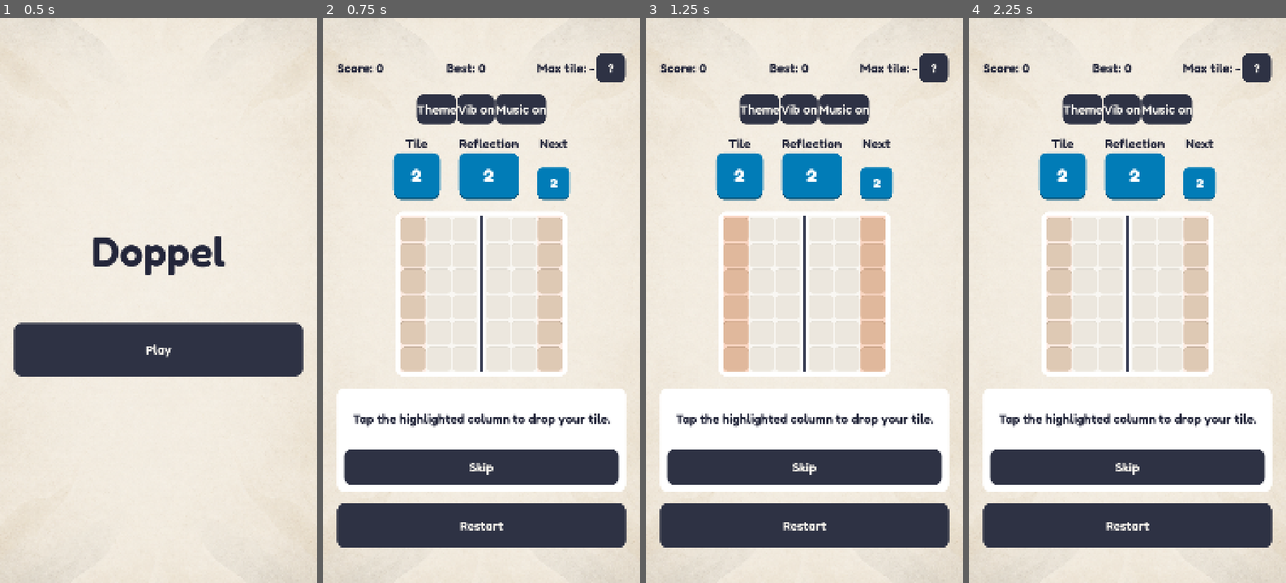
Above: before the commit, frames 1-4 (left to right).
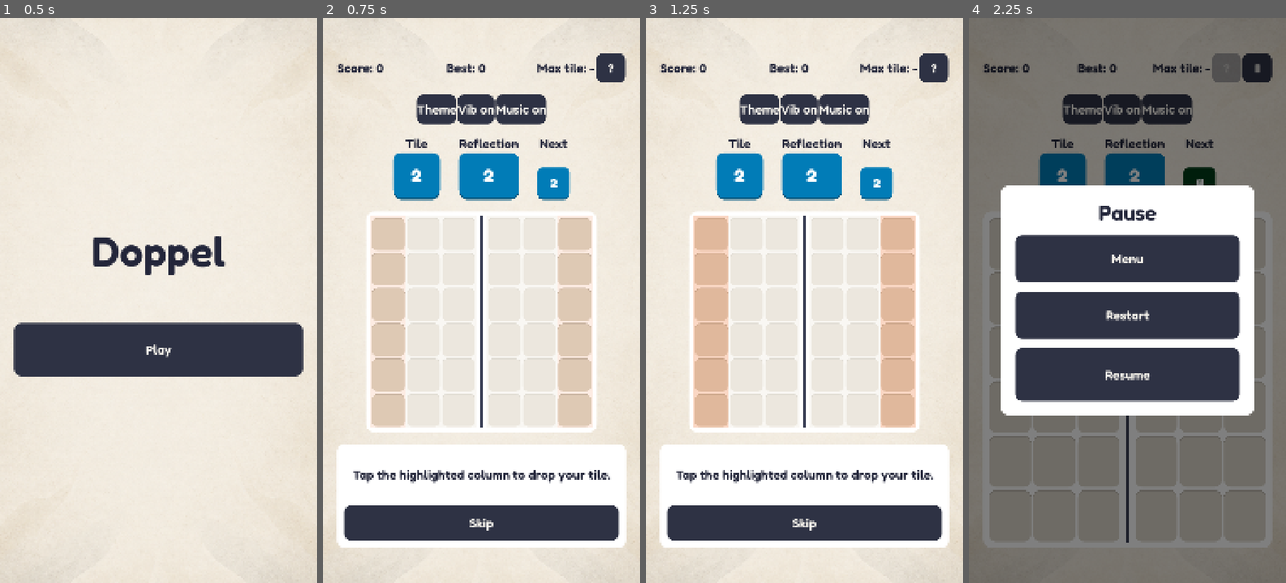
Above: after the commit, the same moments.

Repository: bpinto03/Doppel
Game: Godot game, scene res://scenes/main.tscn
The game is run twice, just before and just after one commit, with the same random seed, the same clock (stepped at 60 frames per second) and the same inputs. Sound files missing from this copy of the repository are replaced by a short silence.
Inputs (mouse positions are in pixels of both pictures, inside the frame that each line leads up to):
- Up to frame 1 (0.5 s): no input
- Up to frame 2 (0.75 s): click "Play" at 0.5 s
- Up to frame 3 (1.25 s): no input
- Up to frame 4 (2.25 s): click (1127, 526) at 1.25 s, where only the run before the commit has a clickable "Restart"; click (1257, 68) at 2 s, where only the run after the commit has a clickable "II"

Frame 1 is identical in both runs. In frame 2, 26% of the frame differs, in the area x 4-96%, y 34-94%; in frame 3, 27%; in frame 4, 96%, in the area x 0-100%, y 0-100%.

Commit message:
feat: add a pause screen opened by the HUD, the back button and focus loss
A pause button in the HUD, the Android back button during a game, and
the app becoming inactive during a game all open the pause overlay,
after the playback jumps to its final state. Resume continues, Restart
abandons the game for a new one, Menu goes home and keeps the game to
continue. Back in the pause resumes. The permanent restart button
leaves the HUD. Decision record 0006 describes the back button.

Diff:
--- a/assets/translations/ui.csv
+++ b/assets/translations/ui.csv
@@ -9,6 +9,9 @@
 UI_NEW_RECORD,New record!,Nouveau record !
 UI_REPLAY,Play again,Rejouer
 UI_MENU,Menu,Menu
+UI_PAUSE,II,II
+UI_PAUSE_TITLE,Pause,Pause
+UI_RESUME,Resume,Reprendre
 UI_RESTART,Restart,Recommencer
 UI_GAME_TITLE,Doppel,Doppel
 UI_PLAY,Play,Jouer
--- a/scenes/game/game_screen.tscn
+++ b/scenes/game/game_screen.tscn
@@ -7,6 +7,7 @@
 [ext_resource type="PackedScene" path="res://scenes/game/tutorial_panel.tscn" id="5_tutorial_panel"]
 [ext_resource type="Script" uid="uid://c0a5hkffmvw0b" path="res://scripts/ui/safe_area_margin.gd" id="6_safe_area"]
 [ext_resource type="PackedScene" path="res://scenes/game/game_over_panel.tscn" id="7_game_over_panel"]
+[ext_resource type="PackedScene" path="res://scenes/game/pause_panel.tscn" id="8_pause_panel"]
 
 [node name="GameScreen" type="Control" unique_id=1464355714]
 layout_mode = 3
@@ -82,6 +83,12 @@
 layout_mode = 2
 text = "UI_HELP"
 
+[node name="PauseButton" type="Button" parent="Margin/Layout/Stats" unique_id=1960482211]
+unique_name_in_owner = true
+custom_minimum_size = Vector2(100, 100)
+layout_mode = 2
+text = "UI_PAUSE"
+
 [node name="DebugTools" type="HBoxContainer" parent="Margin/Layout" unique_id=1820376442]
 unique_name_in_owner = true
 visible = false
@@ -183,13 +190,12 @@
 visible = false
 layout_mode = 2
 
-[node name="RestartButton" type="Button" parent="Margin/Layout" unique_id=1397167535]
-unique_name_in_owner = true
-custom_minimum_size = Vector2(0, 150)
-layout_mode = 2
-text = "UI_RESTART"
-
 [node name="GameOverPanel" parent="." unique_id=1748291017 instance=ExtResource("7_game_over_panel")]
 unique_name_in_owner = true
 visible = false
 layout_mode = 1
+
+[node name="PausePanel" parent="." unique_id=1960482212 instance=ExtResource("8_pause_panel")]
+unique_name_in_owner = true
+visible = false
+layout_mode = 1
--- /dev/null
+++ b/scenes/game/pause_panel.tscn
@@ -0,0 +1,69 @@
+[gd_scene format=3]
+
+[ext_resource type="Script" path="res://scripts/ui/pause_panel.gd" id="1_panel"]
+
+[node name="PausePanel" type="Control" unique_id=1960482201]
+visible = false
+layout_mode = 3
+anchors_preset = 15
+anchor_right = 1.0
+anchor_bottom = 1.0
+grow_horizontal = 2
+grow_vertical = 2
+script = ExtResource("1_panel")
+
+[node name="Dimmer" type="ColorRect" parent="." unique_id=1960482202]
+layout_mode = 1
+anchors_preset = 15
+anchor_right = 1.0
+anchor_bottom = 1.0
+grow_horizontal = 2
+grow_vertical = 2
+color = Color(0, 0, 0, 0.5)
+
+[node name="Center" type="CenterContainer" parent="." unique_id=1960482203]
+layout_mode = 1
+anchors_preset = 15
+anchor_right = 1.0
+anchor_bottom = 1.0
+grow_horizontal = 2
+grow_vertical = 2
+
+[node name="Panel" type="PanelContainer" parent="Center" unique_id=1960482204]
+custom_minimum_size = Vector2(860, 0)
+layout_mode = 2
+
+[node name="Margin" type="MarginContainer" parent="Center/Panel" unique_id=1960482205]
+layout_mode = 2
+theme_override_constants/margin_left = 48
+theme_override_constants/margin_top = 48
+theme_override_constants/margin_right = 48
+theme_override_constants/margin_bottom = 48
+
+[node name="Layout" type="VBoxContainer" parent="Center/Panel/Margin" unique_id=1960482206]
+layout_mode = 2
+theme_override_constants/separation = 32
+
+[node name="TitleLabel" type="Label" parent="Center/Panel/Margin/Layout" unique_id=1960482207]
+layout_mode = 2
+theme_override_font_sizes/font_size = 72
+text = "UI_PAUSE_TITLE"
+horizontal_alignment = 1
+
+[node name="MenuButton" type="Button" parent="Center/Panel/Margin/Layout" unique_id=1960482208]
+unique_name_in_owner = true
+custom_minimum_size = Vector2(0, 160)
+layout_mode = 2
+text = "UI_MENU"
+
+[node name="RestartButton" type="Button" parent="Center/Panel/Margin/Layout" unique_id=1960482209]
+unique_name_in_owner = true
+custom_minimum_size = Vector2(0, 160)
+layout_mode = 2
+text = "UI_RESTART"
+
+[node name="ResumeButton" type="Button" parent="Center/Panel/Margin/Layout" unique_id=1960482210]
+unique_name_in_owner = true
+custom_minimum_size = Vector2(0, 180)
+layout_mode = 2
+text = "UI_RESUME"
--- a/scripts/main.gd
+++ b/scripts/main.gd
@@ -31,6 +31,10 @@
 			get_tree().quit()
 		ScreenNavigation.BackAction.SHOW_HOME:
 			show_home()
+		ScreenNavigation.BackAction.OPEN_PAUSE:
+			game.open_pause()
+		ScreenNavigation.BackAction.CLOSE_PAUSE:
+			game.close_pause()
 
 
 func show_home() -> void:
--- a/scripts/ui/game_screen.gd
+++ b/scripts/ui/game_screen.gd
@@ -29,11 +29,12 @@
 @onready var _current_swatch: TileSwatch = %CurrentSwatch
 @onready var _reflection_swatch: TileSwatch = %ReflectionSwatch
 @onready var _next_swatch: TileSwatch = %NextSwatch
-@onready var _restart_button: Button = %RestartButton
 @onready var _help_button: Button = %HelpButton
+@onready var _pause_button: Button = %PauseButton
 @onready var _combo_label: Label = %ComboLabel
 @onready var _tutorial_panel: TutorialPanel = %TutorialPanel
 @onready var _game_over_panel: GameOverPanel = %GameOverPanel
+@onready var _pause_panel: PausePanel = %PausePanel
 @onready var _debug_tools: HBoxContainer = %DebugTools
 @onready var _theme_debug_button: Button = %ThemeDebugButton
 @onready var _vibration_debug_button: Button = %VibrationDebugButton
@@ -47,11 +48,9 @@
 	_feedback = GameFeedback.new(AUDIO_CONFIG, HAPTICS_CONFIG, _playback, _board_view)
 	_board_view.pressed_while_locked.connect(_playback.skip)
 	_board_view.column_released.connect(_on_column_released)
-	_restart_button.pressed.connect(start_new_game)
 	_help_button.pressed.connect(start_tutorial)
 	_tutorial_panel.next_requested.connect(_on_tutorial_next_requested)
 	_tutorial_panel.skip_requested.connect(start_new_game)
-	_restart_button.pressed.connect(_feedback.play_ui_click)
 	_help_button.pressed.connect(_feedback.play_ui_click)
 	_tutorial_panel.next_requested.connect(_feedback.play_ui_click)
 	_tutorial_panel.skip_requested.connect(_feedback.play_ui_click)
@@ -59,6 +58,12 @@
 	_game_over_panel.menu_requested.connect(home_requested.emit)
 	_game_over_panel.replay_requested.connect(_feedback.play_ui_click)
 	_game_over_panel.menu_requested.connect(_feedback.play_ui_click)
+	_pause_button.pressed.connect(open_pause)
+	_pause_panel.resume_requested.connect(close_pause)
+	_pause_panel.restart_requested.connect(start_new_game)
+	_pause_panel.menu_requested.connect(home_requested.emit)
+	for button_signal: Signal in [_pause_button.pressed, _pause_panel.resume_requested, _pause_panel.restart_requested, _pause_panel.menu_requested]:
+		button_signal.connect(_feedback.play_ui_click)
 	AppLifecycle.deactivated.connect(_on_app_deactivated)
 	_set_up_debug_tools()
 
@@ -79,6 +84,8 @@
 func start_game(session: GameSession, best_score_before_game: int) -> void:
 	_stop_tutorial()
 	_game_over_panel.visible = false
+	_pause_panel.visible = false
+	_pause_button.visible = true
 	_session = session
 	_best_score_before_game = best_score_before_game
 	_set_input_enabled(true)
@@ -104,7 +111,24 @@
 		return ScreenNavigation.GameState.TUTORIAL
 	if _game_over_panel.visible:
 		return ScreenNavigation.GameState.GAME_OVER
+	if _pause_panel.visible:
+		return ScreenNavigation.GameState.PAUSED
 	return ScreenNavigation.GameState.PLAYING
+
+
+## The playback jumps to its final state first; if that turn ended the game, the game over screen shows instead.
+func open_pause() -> void:
+	_board_view.cancel_press()
+	_playback.skip()
+	if get_navigation_state() != ScreenNavigation.GameState.PLAYING:
+		return
+	_pause_panel.visible = true
+	_set_input_enabled(false)
+
+
+func close_pause() -> void:
+	_pause_panel.visible = false
+	_set_input_enabled(true)
 
 
 func get_tutorial_step_index() -> int:
@@ -113,6 +137,7 @@
 
 func _show_tutorial_step(step_index: int) -> void:
 	_tutorial_step_index = step_index
+	_pause_button.visible = false
 	var step: TutorialStep = _tutorial_steps[step_index]
 	_session = step.create_session()
 	_set_input_enabled(true)
@@ -149,9 +174,13 @@
 
 
 ## The turn is already saved: the display jumps to the final state, so the app never resumes half animated.
+## A real game also pauses, so the player resumes it on purpose.
 func _on_app_deactivated() -> void:
-	_board_view.cancel_press()
-	_playback.skip()
+	if ScreenNavigation.should_pause_when_inactive(get_navigation_state()):
+		open_pause()
+	else:
+		_board_view.cancel_press()
+		_playback.skip()
 
 
 ## Saved before the playback: the session already holds the final state of the turn, and the app may be killed mid-animation.
@@ -170,7 +199,6 @@
 		_feedback.play_game_over()
 		_game_over_panel.show_summary(GameOverSummary.new(_session, _best_score_before_game, RecordBook.get_best_score()))
 	if is_tutorial_running():
-		_restart_button.disabled = false
 		_help_button.disabled = false
 		_tutorial_panel.show_explanation(_tutorial_steps[_tutorial_step_index].explanation_key, _is_last_tutorial_step())
 	else:
@@ -184,7 +212,6 @@
 
 func _set_input_enabled(is_enabled: bool) -> void:
 	_board_view.is_input_enabled = is_enabled
-	_restart_button.disabled = not is_enabled
 	_help_button.disabled = not is_enabled
 
 
--- /dev/null
+++ b/scripts/ui/pause_panel.gd
@@ -0,0 +1,18 @@
+class_name PausePanel
+extends Control
+
+## Covers the paused game: Resume, Restart (abandons the game) and Menu (keeps it to continue).
+
+signal resume_requested
+signal restart_requested
+signal menu_requested
+
+@onready var _resume_button: Button = %ResumeButton
+@onready var _restart_button: Button = %RestartButton
+@onready var _menu_button: Button = %MenuButton
+
+
+func _ready() -> void:
+	_resume_button.pressed.connect(resume_requested.emit)
+	_restart_button.pressed.connect(restart_requested.emit)
+	_menu_button.pressed.connect(menu_requested.emit)
--- a/scripts/ui/screen_navigation.gd
+++ b/scripts/ui/screen_navigation.gd
@@ -1,14 +1,25 @@
 class_name ScreenNavigation
 extends RefCounted
 
-## Where the Android back button leads from each screen and game state. Main and GameScreen apply the answer; they never decide it.
+## Where the Android back button leads from each screen and game state, and when the game pauses by itself.
+## Main and GameScreen apply the answers; they never decide them. See docs/decisions/0006-back-button-and-overlays.md.
 
 enum Screen { HOME, GAME }
-enum GameState { PLAYING, TUTORIAL, GAME_OVER }
-enum BackAction { QUIT, SHOW_HOME }
+enum GameState { PLAYING, PAUSED, TUTORIAL, GAME_OVER }
+enum BackAction { QUIT, SHOW_HOME, OPEN_PAUSE, CLOSE_PAUSE }
 
 
-static func resolve_back(screen: Screen, _game_state: GameState) -> BackAction:
+static func resolve_back(screen: Screen, game_state: GameState) -> BackAction:
 	if screen == Screen.HOME:
 		return BackAction.QUIT
+	match game_state:
+		GameState.PLAYING:
+			return BackAction.OPEN_PAUSE
+		GameState.PAUSED:
+			return BackAction.CLOSE_PAUSE
 	return BackAction.SHOW_HOME
+
+
+## Only a real game in progress pauses: the tutorial, the game over screen and, later, ads also lose the focus.
+static func should_pause_when_inactive(game_state: GameState) -> bool:
+	return game_state == GameState.PLAYING
--- a/tests/test_app_lifecycle.gd
+++ b/tests/test_app_lifecycle.gd
@@ -49,7 +49,7 @@
 	assert_eq(save_file.get_value(RecordBook.SECTION, RecordBook.BEST_SCORE_KEY, 0), 42)
 
 
-func test_inactive_app_shows_the_final_state_of_a_running_playback() -> void:
+func test_inactive_app_pauses_a_game_on_the_final_state_of_its_playback() -> void:
 	var game: GameScreen = _create_game_screen()
 	var board_view: BoardView = game.get_node("%BoardView")
 	board_view.column_released.emit(0)
@@ -57,7 +57,8 @@
 
 	AppLifecycle.notification(Node.NOTIFICATION_APPLICATION_FOCUS_OUT)
 
-	assert_true(board_view.is_input_enabled)
+	assert_eq(game.get_navigation_state(), ScreenNavigation.GameState.PAUSED)
+	assert_false(board_view.is_input_enabled)
 	assert_eq(BoardFixture.describe_board(board_view.get_displayed_board()), BoardFixture.describe_board(game.get_session().board))
 
 
@@ -78,6 +79,16 @@
 	assert_eq(game.get_session().placement_count, 0)
 
 
+func test_inactive_app_does_not_pause_the_tutorial() -> void:
+	var game: GameScreen = GAME_SCREEN_SCENE.instantiate()
+	add_child_autofree(game)
+	game.start_tutorial()
+
+	AppLifecycle.notification(Node.NOTIFICATION_APPLICATION_FOCUS_OUT)
+
+	assert_eq(game.get_navigation_state(), ScreenNavigation.GameState.TUTORIAL)
+
+
 func _create_game_screen() -> GameScreen:
 	var game: GameScreen = GAME_SCREEN_SCENE.instantiate()
 	add_child_autofree(game)
--- a/tests/test_game_progress_save.gd
+++ b/tests/test_game_progress_save.gd
@@ -124,9 +124,11 @@
 	(main.get_current_screen() as HomeScreen).play_requested.emit()
 	main.go_back()
 	(main.get_current_screen() as HomeScreen).play_requested.emit()
-	var played_game: GameSession = (main.get_current_screen() as GameScreen).get_session()
+	var game := main.get_current_screen() as GameScreen
+	var played_game: GameSession = game.get_session()
 
 	main.go_back()
+	(game.get_node("%PausePanel").get_node("%MenuButton") as Button).pressed.emit()
 	(main.get_current_screen() as HomeScreen).continue_requested.emit()
 
 	assert_eq((main.get_current_screen() as GameScreen).get_session().to_data(), played_game.to_data())
--- a/tests/test_main_navigation.gd
+++ b/tests/test_main_navigation.gd
@@ -87,13 +87,18 @@
 	assert_eq(game.get_session().to_data(), saved_game.to_data())
 
 
-func test_back_from_a_game_returns_home() -> void:
+func test_back_in_a_game_opens_the_pause_and_back_again_resumes() -> void:
 	var main: Node = _start_main()
 	(main.get_current_screen() as HomeScreen).play_requested.emit()
+	var game := main.get_current_screen() as GameScreen
+	game.start_new_game()
 
 	main.go_back()
+	assert_eq(game.get_navigation_state(), ScreenNavigation.GameState.PAUSED)
+	main.go_back()
 
-	assert_true(main.get_current_screen() is HomeScreen)
+	assert_eq(game.get_navigation_state(), ScreenNavigation.GameState.PLAYING)
+	assert_eq(main.get_current_screen(), game)
 
 
 func test_music_request_survives_the_way_to_a_game_and_back() -> void:
--- /dev/null
+++ b/tests/test_pause.gd
@@ -0,0 +1,84 @@
+extends GutTest
+
+const GAME_SCREEN_SCENE: PackedScene = preload("res://scenes/game/game_screen.tscn")
+const MAIN_SCENE: PackedScene = preload("res://scenes/main.tscn")
+const TEST_SAVE_PATH: String = "user://test_pause_save.cfg"
+const HIGH_SCORE: int = 100000
+
+var _save := SaveFixture.new(TEST_SAVE_PATH)
+
+
+func before_each() -> void:
+	_save.use_test_save()
+	Settings.is_music_enabled = false
+	Settings.is_sound_enabled = false
+
+
+func after_each() -> void:
+	AudioManager.stop_music()
+	_save.restore_player_save()
+	AudioManager.apply_settings()
+
+
+func test_pause_button_pauses_and_resume_leaves_the_game_unchanged() -> void:
+	var game: GameScreen = _create_game_screen()
+	game.start_new_game()
+	game.get_node("%BoardView").column_released.emit(0)
+	var data_before: Dictionary[String, Variant] = game.get_session().to_data()
+
+	(game.get_node("%PauseButton") as Button).pressed.emit()
+	assert_eq(game.get_navigation_state(), ScreenNavigation.GameState.PAUSED)
+	assert_false((game.get_node("%BoardView") as BoardView).is_input_enabled)
+	_press_pause_button(game, "%ResumeButton")
+
+	assert_eq(game.get_navigation_state(), ScreenNavigation.GameState.PLAYING)
+	assert_true((game.get_node("%BoardView") as BoardView).is_input_enabled)
+	assert_eq(game.get_session().to_data(), data_before)
+
+
+func test_restart_abandons_the_game_for_a_new_one_and_counts_it_for_the_record() -> void:
+	var game: GameScreen = _create_game_screen()
+	game.start_new_game()
+	game.get_session().score = HIGH_SCORE
+	CurrentGameStore.store(game.get_session(), 0)
+	var abandoned_session: GameSession = game.get_session()
+	game.open_pause()
+
+	_press_pause_button(game, "%RestartButton")
+
+	assert_eq(game.get_navigation_state(), ScreenNavigation.GameState.PLAYING)
+	assert_ne(game.get_session(), abandoned_session)
+	assert_eq(RecordBook.get_best_score(), HIGH_SCORE)
+
+
+func test_menu_keeps_the_game_to_continue() -> void:
+	var main: Node = MAIN_SCENE.instantiate()
+	add_child_autofree(main)
+	(main.get_current_screen() as HomeScreen).play_requested.emit()
+	var game := main.get_current_screen() as GameScreen
+	game.start_new_game()
+	game.open_pause()
+
+	_press_pause_button(game, "%MenuButton")
+
+	var home := main.get_current_screen() as HomeScreen
+	assert_not_null(home)
+	assert_true(home.is_choice_shown(HomeMenu.Choice.CONTINUE))
+
+
+func test_pause_button_is_hidden_in_the_tutorial() -> void:
+	var game: GameScreen = _create_game_screen()
+
+	game.start_tutorial()
+
+	assert_false((game.get_node("%PauseButton") as Button).visible)
+
+
+func _create_game_screen() -> GameScreen:
+	var game: GameScreen = GAME_SCREEN_SCENE.instantiate()
+	add_child_autofree(game)
+	return game
+
+
+func _press_pause_button(game: GameScreen, button_name: String) -> void:
+	(game.get_node("%PausePanel").get_node(button_name) as Button).pressed.emit()
--- a/tests/test_screen_navigation.gd
+++ b/tests/test_screen_navigation.gd
@@ -13,11 +13,26 @@
 	)
 
 
-func test_back_from_a_game_shows_home() -> void:
+func test_back_in_a_game_opens_the_pause() -> void:
 	assert_eq(
 		ScreenNavigation.resolve_back(ScreenNavigation.Screen.GAME, ScreenNavigation.GameState.PLAYING),
-		ScreenNavigation.BackAction.SHOW_HOME
+		ScreenNavigation.BackAction.OPEN_PAUSE
 	)
+
+
+func test_back_in_the_pause_resumes() -> void:
+	assert_eq(
+		ScreenNavigation.resolve_back(ScreenNavigation.Screen.GAME, ScreenNavigation.GameState.PAUSED),
+		ScreenNavigation.BackAction.CLOSE_PAUSE
+	)
+
+
+func test_only_a_game_in_progress_pauses_when_the_app_is_inactive() -> void:
+	assert_true(ScreenNavigation.should_pause_when_inactive(ScreenNavigation.GameState.PLAYING))
+	for game_state: ScreenNavigation.GameState in [
+		ScreenNavigation.GameState.PAUSED, ScreenNavigation.GameState.TUTORIAL, ScreenNavigation.GameState.GAME_OVER
+	]:
+		assert_false(ScreenNavigation.should_pause_when_inactive(game_state))
 
 
 func test_back_from_the_game_over_screen_shows_home() -> void:
Not shown, added: scripts/ui/pause_panel.gd.uid
Not shown, added: tests/test_pause.gd.uid
Not shown, changed: docs/architecture.md
Not shown, added: docs/decisions/0006-back-button-and-overlays.md
Not shown, changed: docs/game_rules.md
